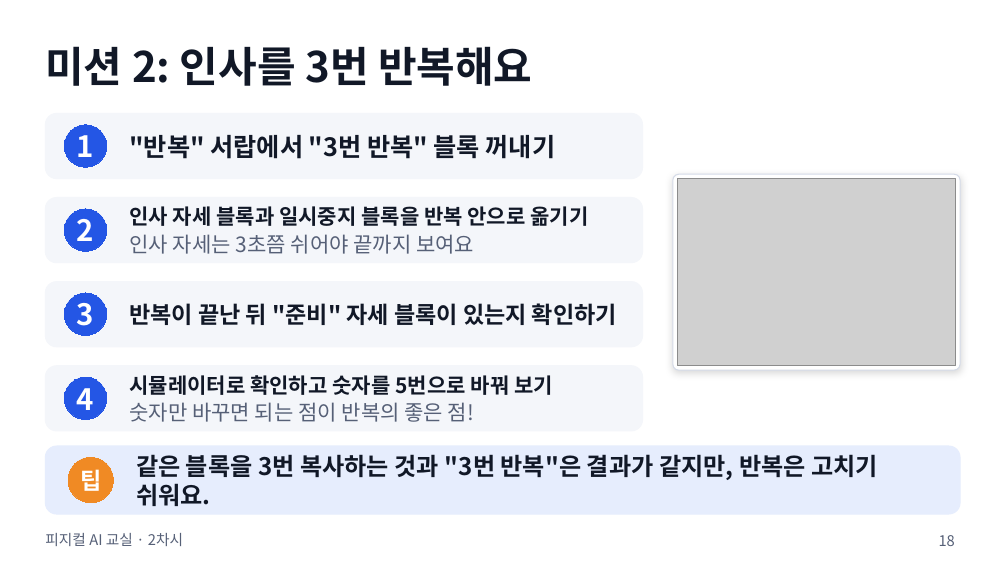
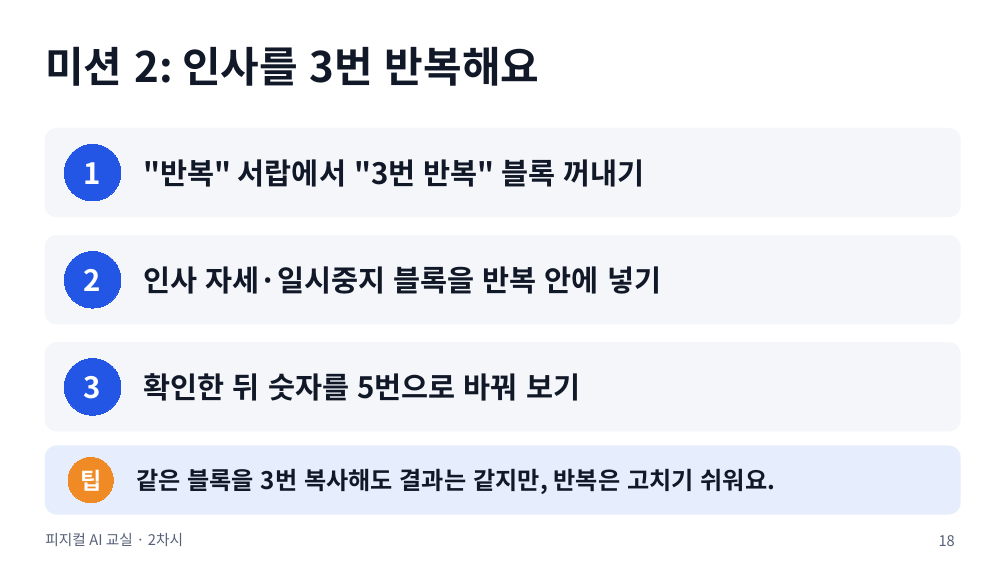
Before and after one commit to boundaryx01-uniquelife/microbit, a slide deck: slide 18 of materials/8차시_전체형/8차시_수업슬라이드.pptx. Drawn at 1008x567 pixels with LibreOffice and Linux fonts; fonts in the diff are those of the drawing; grey boxes stand for pictures. Boxes give left, top, right and bottom in pixels: in the first picture for what was removed or moved away, otherwise in the second. Text is boxed around its words. In the diff, an @@ line names an element or a change of style, - is before the commit and + after.

```diff
--- a/materials/8차시_전체형/8차시_수업슬라이드.pptx
+++ b/materials/8차시_전체형/8차시_수업슬라이드.pptx
@@ rounded rectangle: place and size @@
-rounded rectangle at (45, 113, 643, 178)
+rounded rectangle at (45, 129, 960, 217)
@@ ellipse "1": place and size @@
-ellipse "1" at (64, 125, 107, 167)
+ellipse "1" at (64, 144, 121, 201)
@@ text ""반복" 서랍에서 "3번 반복" 블록 ...": place and size @@
-text ""반복" 서랍에서 "3번 반복" 블록 ..." at (129, 135, 556, 159)
+text ""반복" 서랍에서 "3번 반복" 블록 ..." at (144, 159, 644, 187)
@@ text ""반복" 서랍에서 "3번 반복" 블록 ..." at (144, 159, 644, 187): size 24 to 28 pt @@
@@ rounded rectangle removed at (673, 174, 960, 370) @@
@@ picture removed at (678, 178, 956, 365) @@
@@ rounded rectangle removed at (45, 197, 643, 262) @@
@@ proportions changed in 3 elements at (45, 343, 960, 431), (45, 129, 960, 217), (45, 236, 960, 324) @@
@@ rounded rectangle: place and size @@
-rounded rectangle at (45, 282, 643, 347)
+rounded rectangle at (45, 236, 960, 324)
@@ ellipse "2": place and size @@
-ellipse "2" at (64, 209, 107, 251)
+ellipse "2" at (64, 252, 121, 309)
@@ text at (144, 266, 661, 294): text changed; size 20 to 28 pt @@
-인사 자세 블록과 일시중지 블록을 반복 안으로 옮기기
-인사 자세는 3초쯤 쉬어야 끝까지 보여요
+인사 자세·일시중지 블록을 반복 안에 넣기
@@ text removed at (129, 303, 617, 325) @@
-반복이 끝난 뒤 "준비" 자세 블록이 있는지 확인하기
@@ rounded rectangle: place and size @@
-rounded rectangle at (45, 366, 643, 431)
+rounded rectangle at (45, 343, 960, 431)
@@ ellipse "3": place and size @@
-ellipse "3" at (64, 293, 107, 336)
+ellipse "3" at (64, 358, 121, 415)
@@ ellipse removed at (64, 377, 107, 420) @@
-4
@@ text at (144, 373, 580, 401): text changed; size 20 to 28 pt @@
-시뮬레이터로 확인하고 숫자를 5번으로 바꿔 보기
-숫자만 바꾸면 되는 점이 반복의 좋은 점!
+확인한 뒤 숫자를 5번으로 바꿔 보기
@@ text at (136, 468, 776, 494): text changed @@
-같은 블록을 3번 복사하는 것과 "3번 반복"은 결과가 같지만, 반복은 고치기 쉬워요.
+같은 블록을 3번 복사해도 결과는 같지만, 반복은 고치기 쉬워요.
```
Also in this commit, not shown: 34 other slides changed, 1 slide added, 23 other files.
